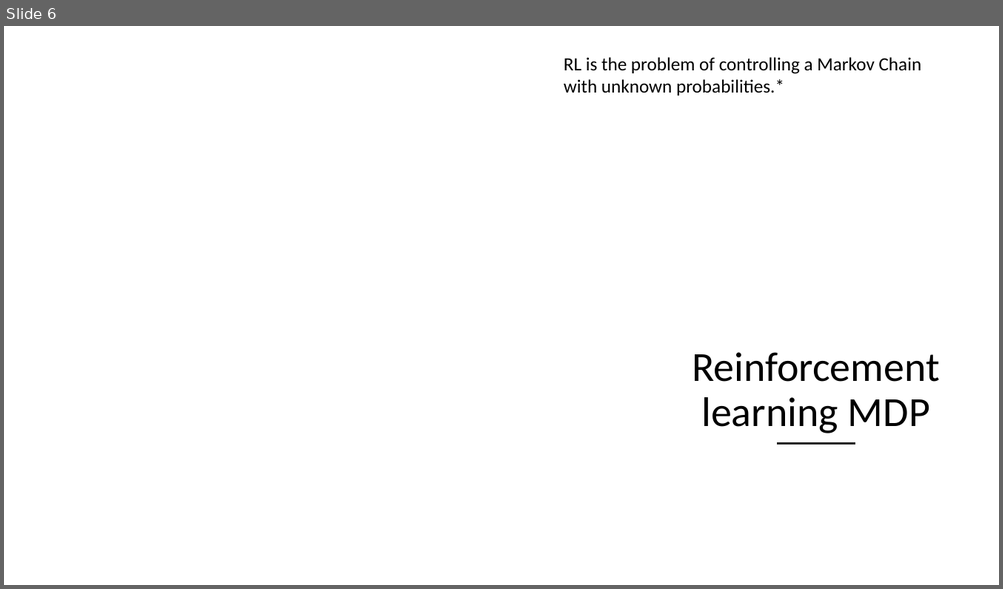
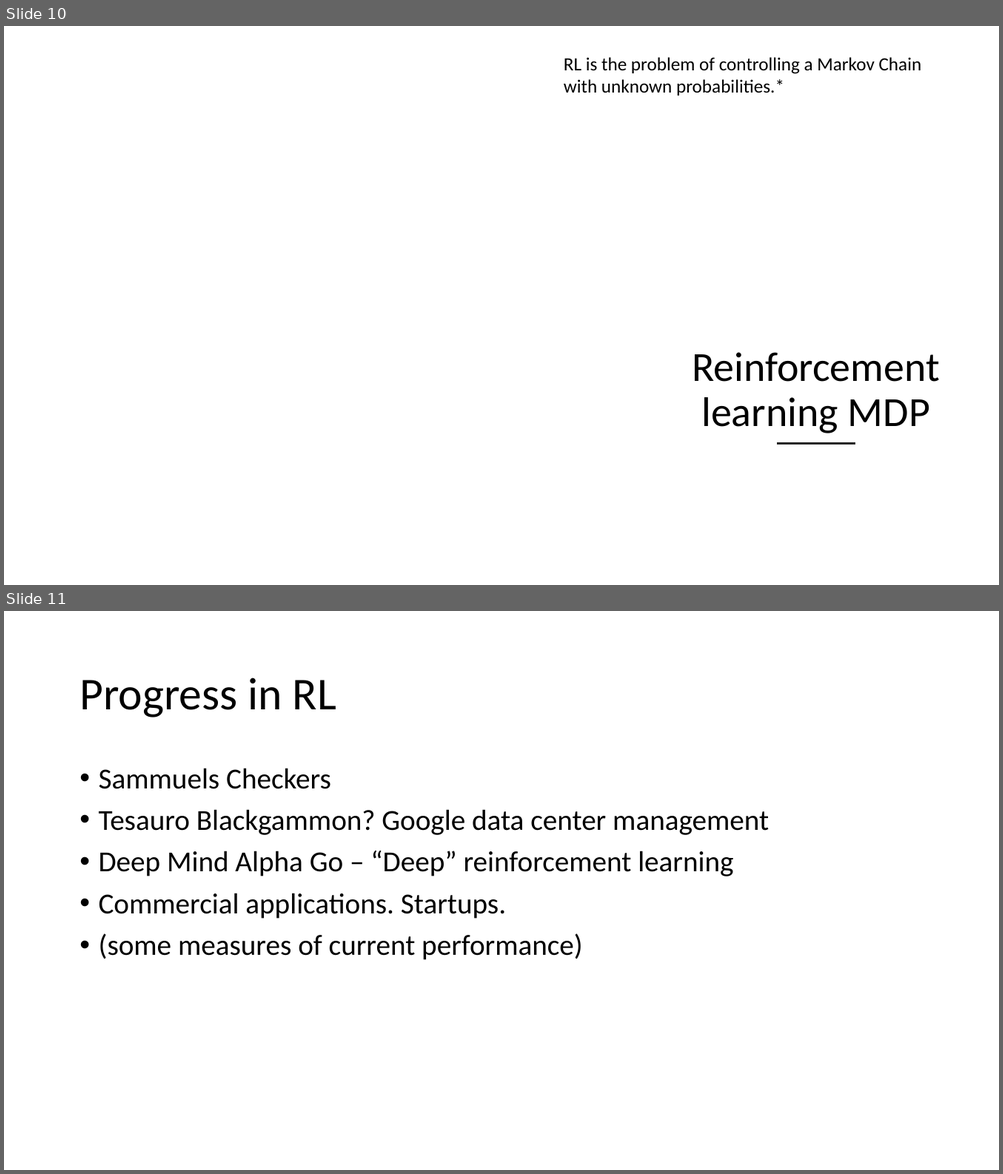
Before and after one commit to microsoft/ICSE2019, a slide deck: Rlearning/RL_ICSE.pptx. Shown one above the other, each under a label of ours: slide 6 before the commit, slides 10 and 11 after it. The pictures are 1003x589 and 1003x1174 pixels, drawn with LibreOffice and Linux fonts; fonts in the diff are those of the drawing; background and template pictures are left out. Boxes give left, top, right and bottom in pixels: in the first picture for what was removed or moved away, otherwise in the second. Text is boxed around its words. In the diff, an @@ line names an element or a change of style, - is before the commit and + after.

```diff
--- a/Rlearning/RL_ICSE.pptx
+++ b/Rlearning/RL_ICSE.pptx
@@ slide 11 added at [4,611,999,1170], background #FFFFFF @@
@@ title added at [79,678,336,718], 44 pt, text #000000 @@
+Progress in RL
@@ text added at [99,768,768,960], 28 pt, text #000000 @@
+• Sammuels Checkers
+• Tesauro Blackgammon? Google data center management
+• Deep Mind Alpha Go – “Deep” reinforcement learning
+• Commercial applications. Startups.
+• (some measures of current performance)
@@ what was slide 6 is now slide 10 @@
```
Also in this commit, not shown: 2 slides changed, 8 other slides added, 1 slide removed, 5 other files.
